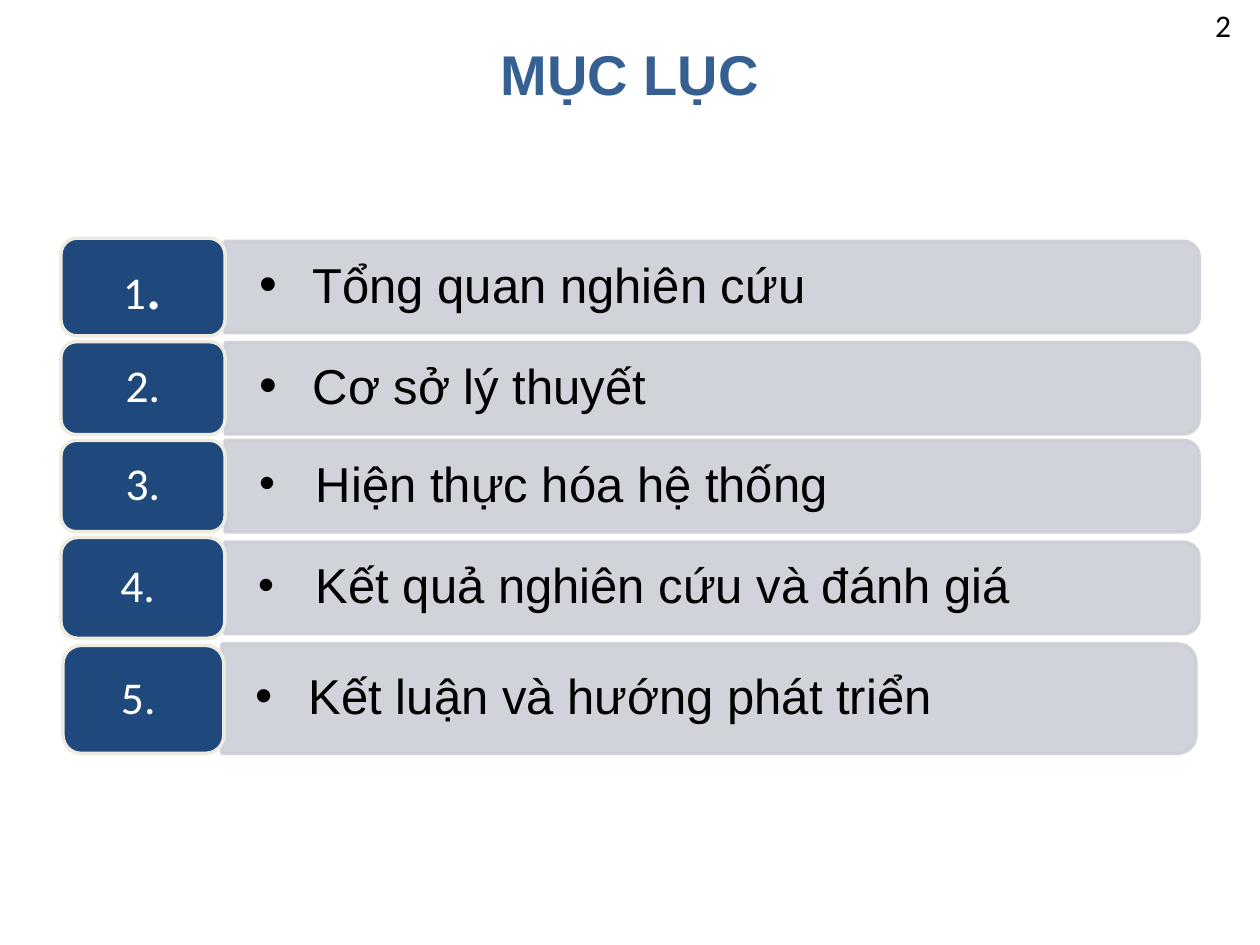
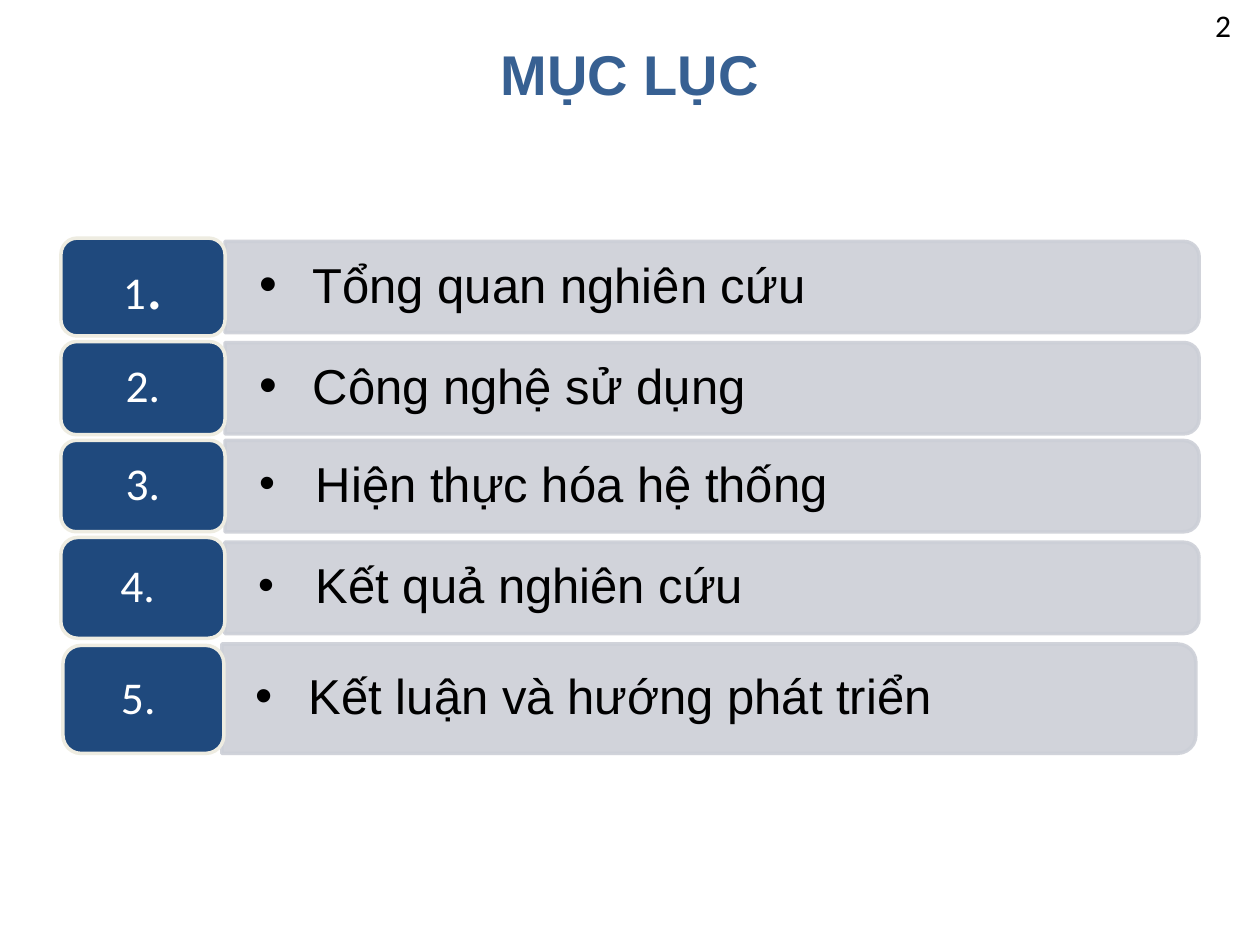
Before and after one commit to nguyentruongvu2/tn-nguyentruongvu-taohoclieu-rag, a slide deck: slide 2 of docs/PPT_RAG_Tao_tai_lieu_giang_day.pptx. Drawn at 1260x945 pixels with LibreOffice and Linux fonts; fonts in the diff are those of the drawing; background and template pictures are left out. Boxes give left, top, right and bottom in pixels: in the first picture for what was removed or moved away, otherwise in the second. Text is boxed around its words. In the diff, an @@ line names an element or a change of style, - is before the commit and + after.

```diff
--- a/docs/PPT_RAG_Tao_tai_lieu_giang_day.pptx
+++ b/docs/PPT_RAG_Tao_tai_lieu_giang_day.pptx
@@ text at (313,367,746,414): text changed @@
-  •• Cơ sở lý thuyết
+  •• Công nghệ sử dụng
@@ text at (316,565,743,613): text changed @@
-  •• Kết quả nghiên cứu và đánh giá
+  •• Kết quả nghiên cứu
```
Also in this commit, not shown: 9 other slides changed, 2 slides added, 4 slides removed, 30 other files.
